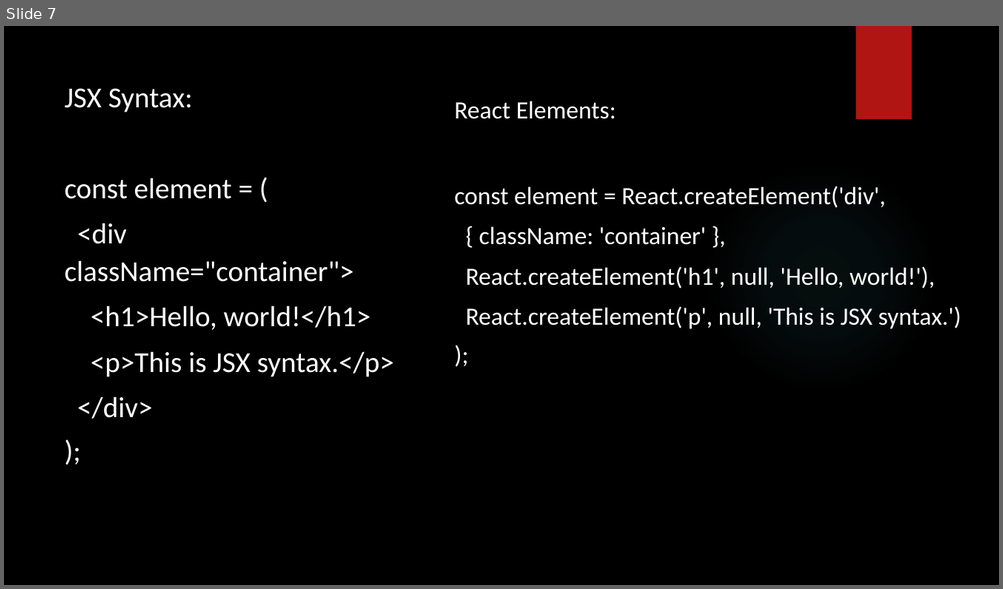
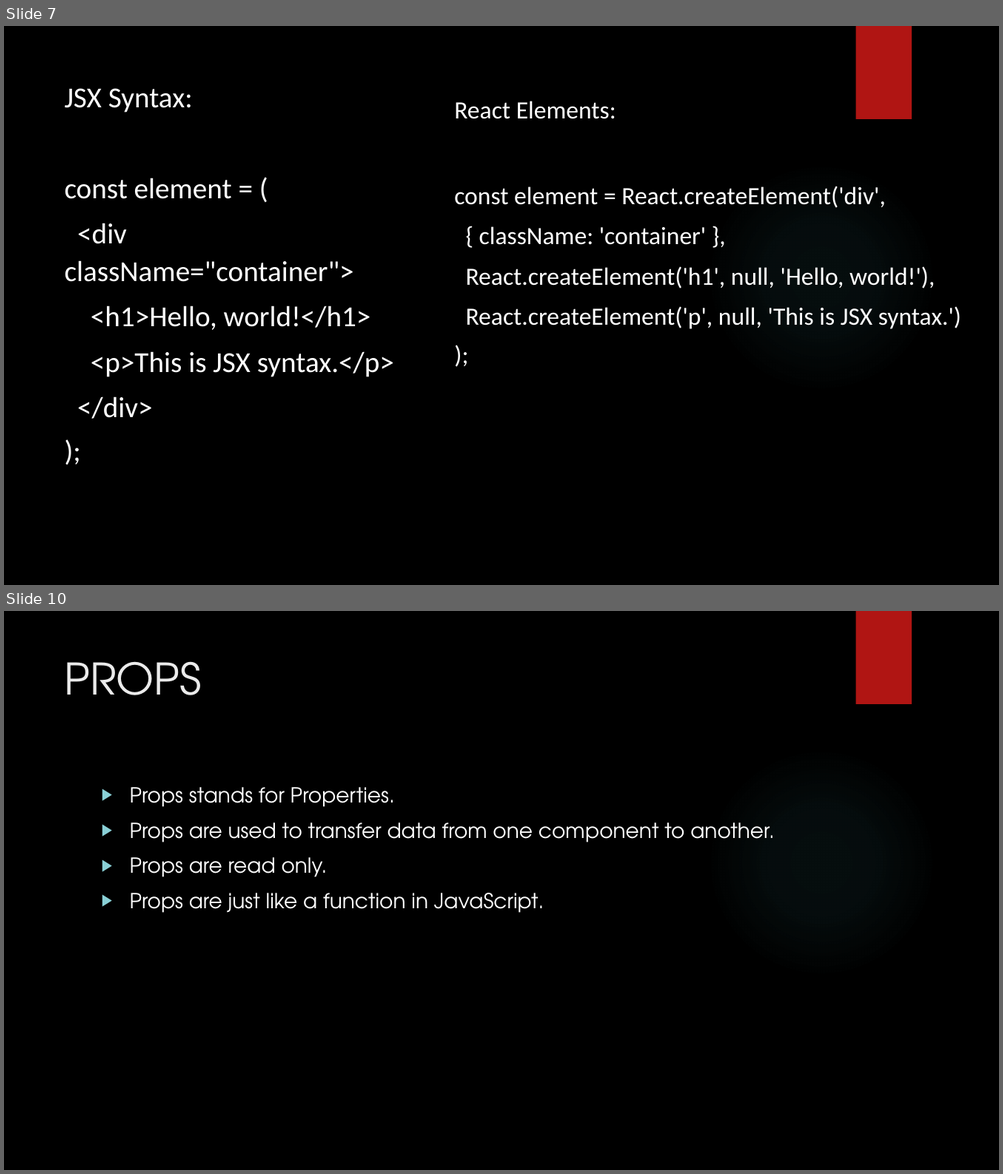
Before and after one commit to onkarbhawar111/React-batch-7-Oct, a slide deck: React PPT.pptx. Shown one above the other, each under a label of ours: slide 7 before the commit, slides 7 and 10 after it; the slides between them are not shown. The pictures are 1003x589 and 1003x1174 pixels, drawn with LibreOffice and Linux fonts; fonts in the diff are those of the drawing; background and template pictures are left out. Boxes give left, top, right and bottom in pixels: in the first picture for what was removed or moved away, otherwise in the second. Text is boxed around its words. In the diff, an @@ line names an element or a change of style, - is before the commit and + after.

```diff
--- a/React PPT.pptx
+++ b/React PPT.pptx
@@ slide 10 added at (4, 611, 999, 1170), background picture (left out); not listed: 2 template elements that a slide beside it also shows @@
@@ title added at (64, 661, 202, 695), 42 pt, text #EBEBEB @@
+PROPS
@@ text added at (130, 787, 774, 913), 20 pt, text #FFFFFF @@
+▶ Props stands for Properties.
+▶ Props are used to transfer data from one component to another.
+▶ Props are read only.
+▶ Props are just like a function in JavaScript.
```
Also in this commit, not shown: 15 other slides added, 7 other files.
